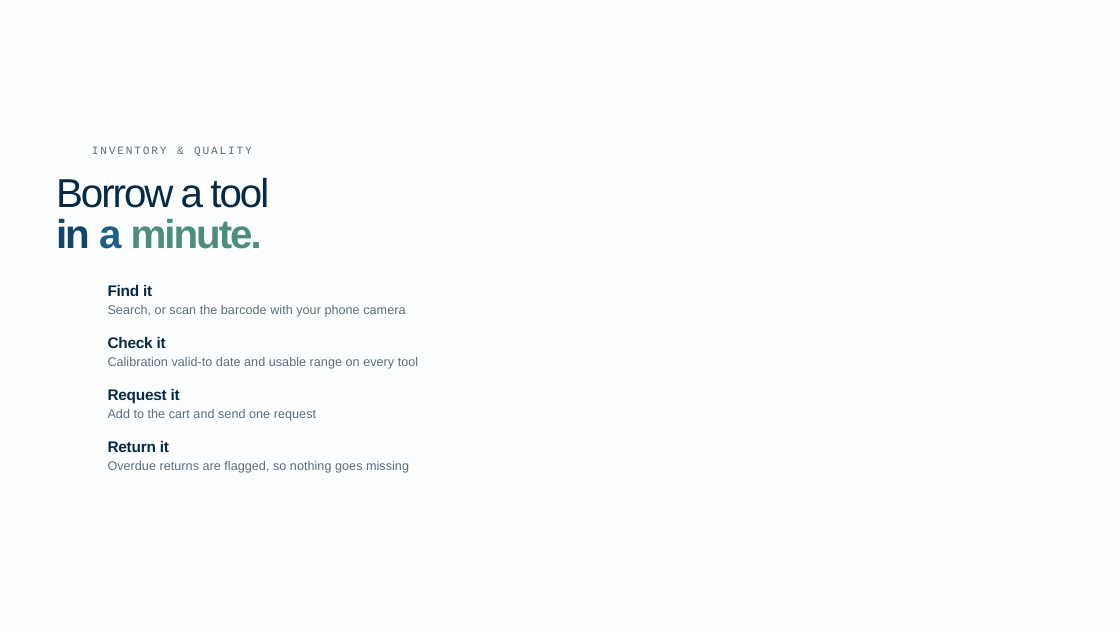
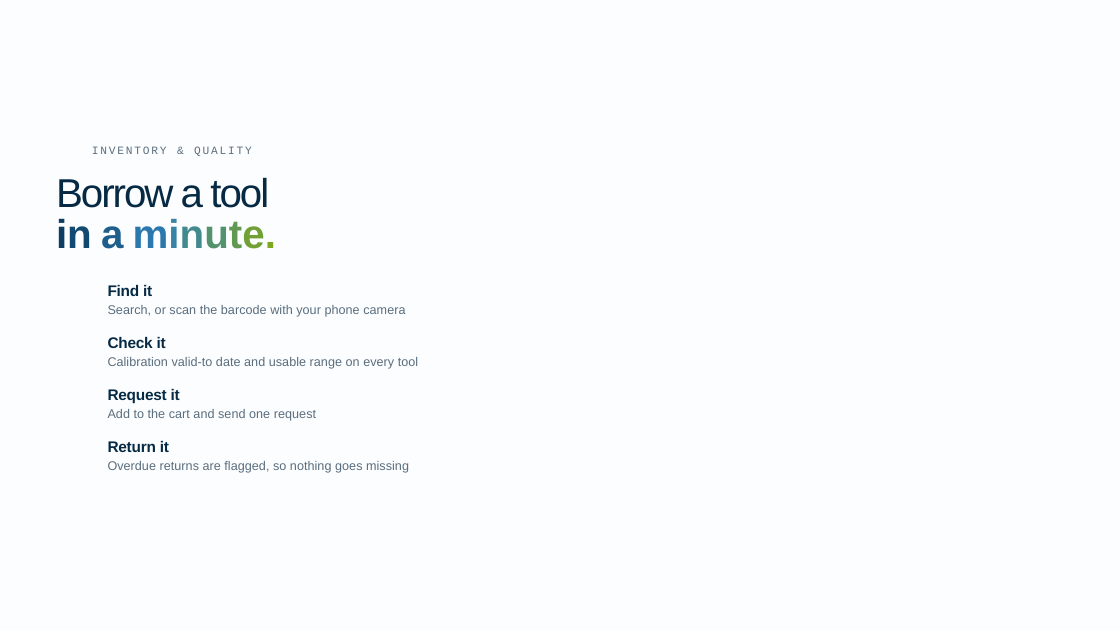
Before and after one commit to nutdanais/trigo-manpower-board, a slide deck: slide 17 of design/intro-deck/Non-Rayong-Overview-2026-4K.pptx. Drawn at 1120x630 pixels with LibreOffice and Linux fonts; fonts in the diff are those of the drawing; background and template pictures are left out. Boxes give left, top, right and bottom in pixels: in the first picture for what was removed or moved away, otherwise in the second. Text is boxed around its words. In the diff, an @@ line names an element or a change of style, - is before the commit and + after.

```diff
--- a/design/intro-deck/Non-Rayong-Overview-2026-4K.pptx
+++ b/design/intro-deck/Non-Rayong-Overview-2026-4K.pptx
@@ text at (x1=56, y1=218, x2=276, y2=249): text colour #11456B to #0D3D60, text colour #11456B to #124970 in "in"; text colour #4C8E7E to #2A78AE, text colour #4C8E7E to #3784A6, text colour #4C8E7E to #438A8F, text colour #4C8E7E to #54926D, text colour #4C8E7E to #629952, text colour #4C8E7E to #71A136, text colour #4C8E7E to #7CA71F in "minute." @@
```
Also in this commit, not shown: 19 other slides changed, 1 other file.
